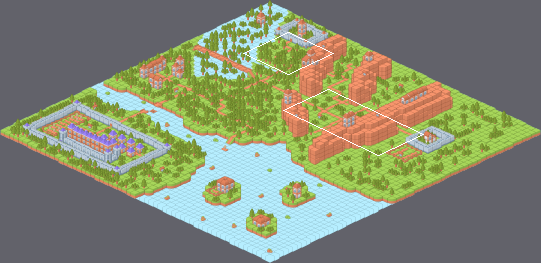
Tiled map -- assets/level/Map/mapa_mundi.tmx. The picture above shows the old version from afar; the outline marks the close-up.
Close-up. Earlier state:
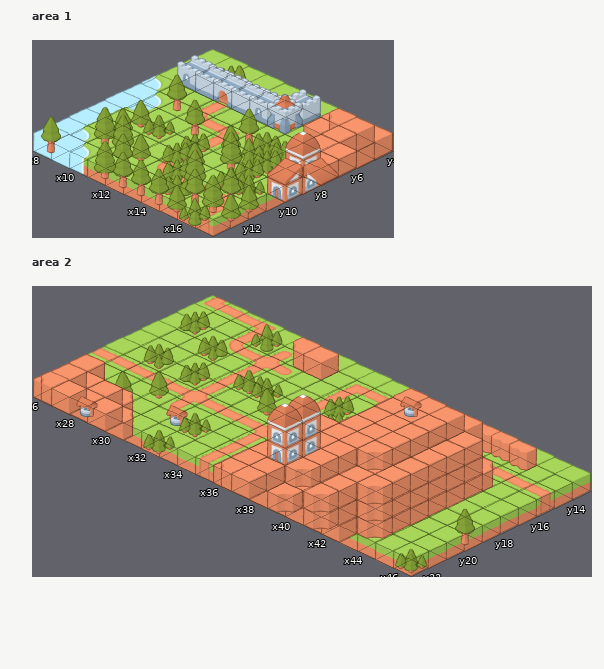
Cells are 232x110 px. Isometric: x runs down to the right, y down to the left. Shown: area 1 x 8..17, y 4..13; area 2 x 26..46, y 13..22. The commit also changed other parts of the map, which this record leaves out.
After the commit:
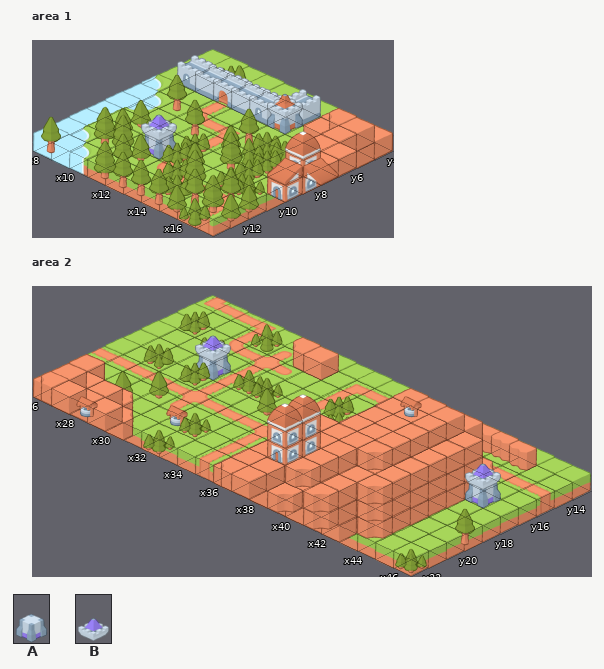
Key: from "Example": A 415 "castle_towerPurpleBase_W", B 416 "castle_towerPurpleTop_E".
_ is an empty cell, . an unchanged one.
Difference:
--- layer "2", area 1
@@ x 11..11 @@
-10 _
+10 A
--- layer "3", area 1
@@ x 10..10 @@
- 9 _
+ 9 B
--- layer "2", area 2
@@ x 29..44 @@
-16 _.............._
+16 A..............A
--- layer "3", area 2
@@ x 28..43 @@
-15 _.............._
+15 B..............B
Changed places in both close-ups, as pixel boxes (x1, y1, x2, y2):
added: (141, 114, 177, 159)
added: (195, 335, 231, 380)
added: (465, 463, 501, 508)
